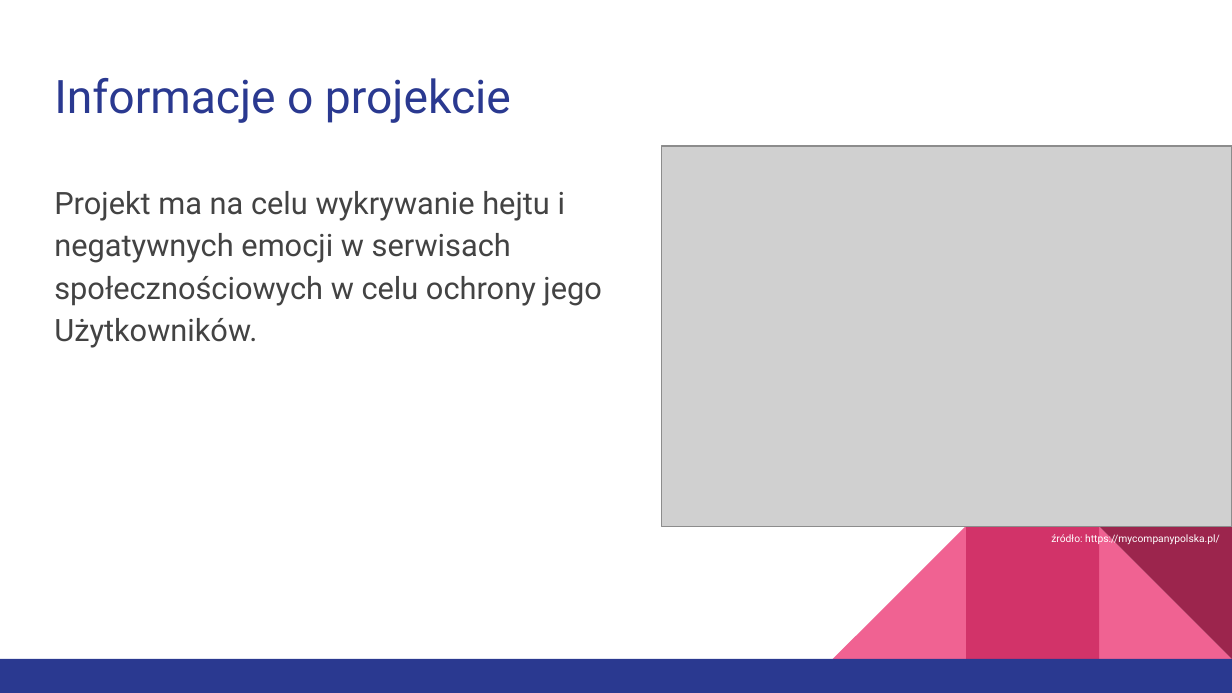
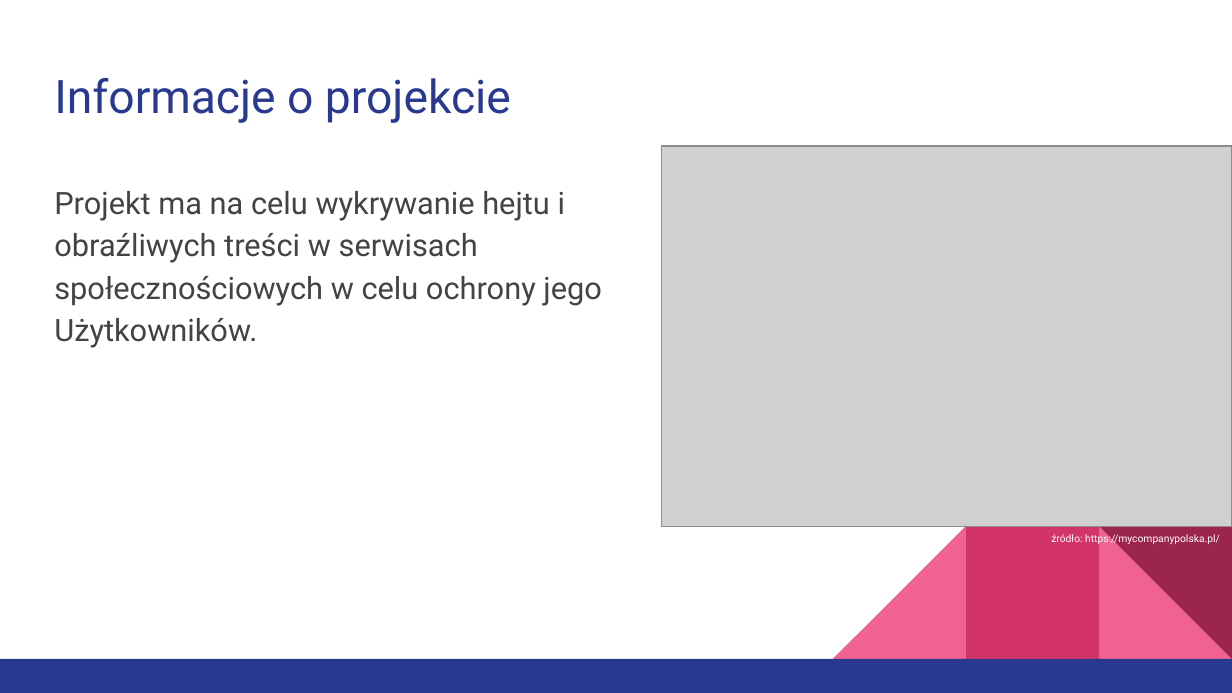
Before and after one commit to Jakub-S-K/beHappy-Ai4Youth, a slide deck: slide 2 of beHappy po Polsku.pptx. Drawn at 1232x693 pixels with LibreOffice and Linux fonts; fonts in the diff are those of the drawing; grey boxes stand for pictures. Boxes give left, top, right and bottom in pixels: in the first picture for what was removed or moved away, otherwise in the second. Text is boxed around its words. In the diff, an @@ line names an element or a change of style, - is before the commit and + after.

```diff
--- a/beHappy po Polsku.pptx
+++ b/beHappy po Polsku.pptx
@@ text at <box>54,191,602,348</box>: text changed @@
-Projekt ma na celu wykrywanie hejtu i negatywnych emocji w serwisach społecznościowych w celu ochrony jego Użytkowników.
+Projekt ma na celu wykrywanie hejtu i obraźliwych treści w serwisach społecznościowych w celu ochrony jego Użytkowników.
```
Also in this commit, not shown: 3 other slides changed.
